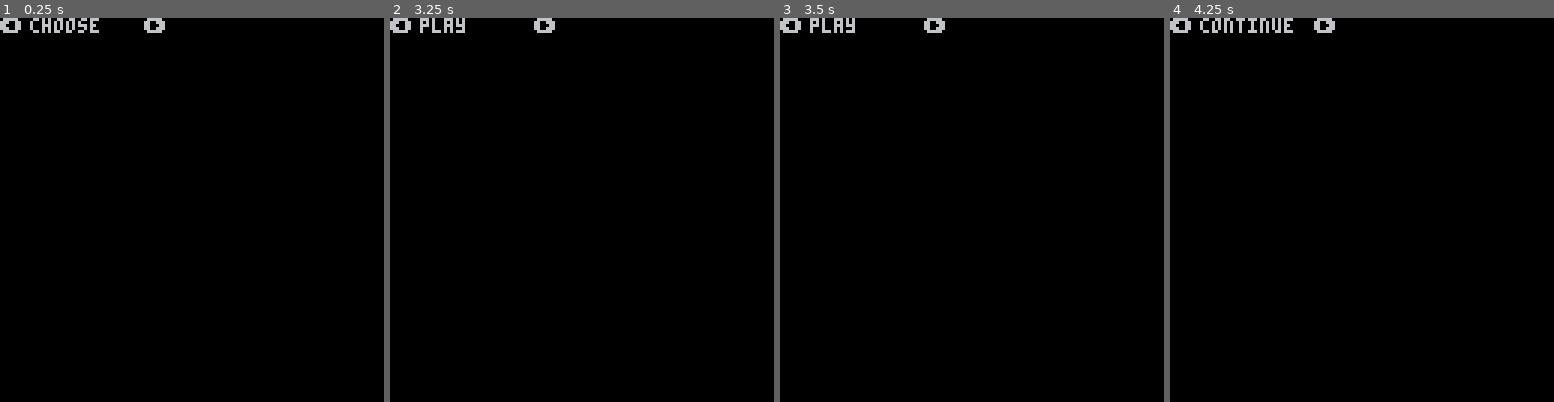
Above: before the commit, frames 1-4 (left to right).
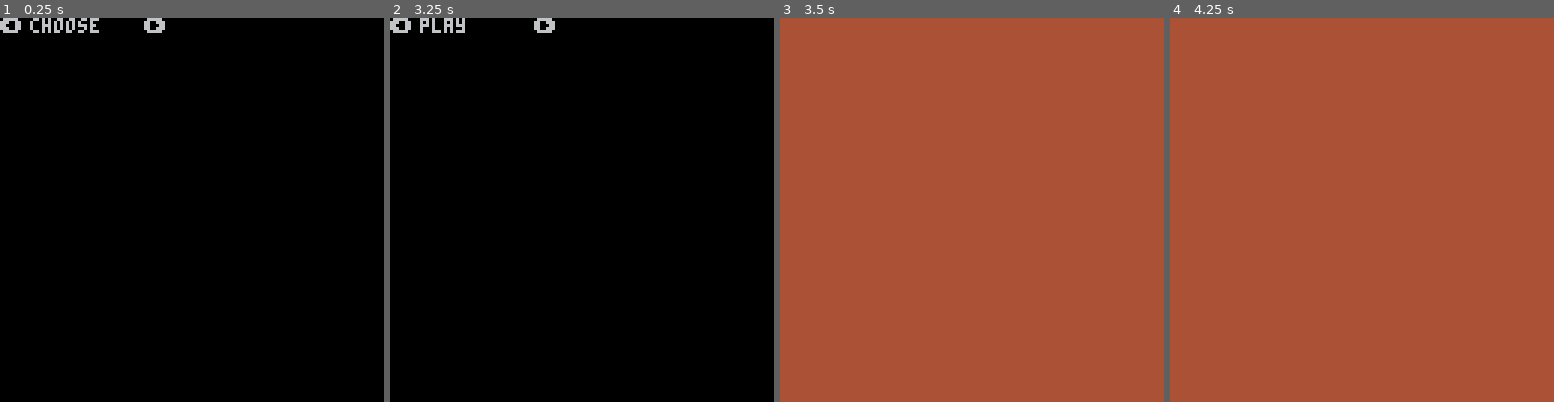
Above: after the commit, the same moments.

Repository: thoughtlesslabs/bitclouthero
Game: PICO-8 cartridge bitclout.p8
Same seed, same stepped clock (60 frames per second), same inputs: the game is played once before the commit and once after it.
Inputs:
- Up to frame 1 (0.25 s): no input
- Up to frame 2 (3.25 s): tap O (Z key) at 0.7, 1.7, 2.1, 2.5, 2.9 s; hold Right 1.6-2.1 s; hold Right 2.47-3.03 s; hold Left from 3.08 s (still down)
- Up to frame 3 (3.5 s): keep holding Left; tap O (Z key) at 3.3 s
- Up to frame 4 (4.25 s): release Left at 3.58 s; tap O (Z key) at 3.7, 4.1 s; hold Right from 4.02 s (still down)

Frames 1-2 are identical in both runs. In frame 3, 100% of the frame differs, in the area x 0-100%, y 0-100%; in frame 4, 100%.

Commit message:
Playing around with menu

Diff:
--- a/bitclout.p8
+++ b/bitclout.p8
@@ -33,7 +33,17 @@
 	elseif btnp(1) then
 		menuchoice = 3
 	end
-	return menuchoice
+	menuselect = menuchoice
+	if btnp(4) then
+		if menuselect == 2 then
+			game=true
+			menu=false
+		end
+	end
+end
+
+function updategame()
+	map()
 end
 -->8
 -- draw game
@@ -53,6 +63,10 @@
 	print("⬅️          ➡️")
 	print(menuoptions[menuchoice],10,0)
 end
+
+function drawgame()
+	cls(4)
+end
 -->8
 -- to do list
 
